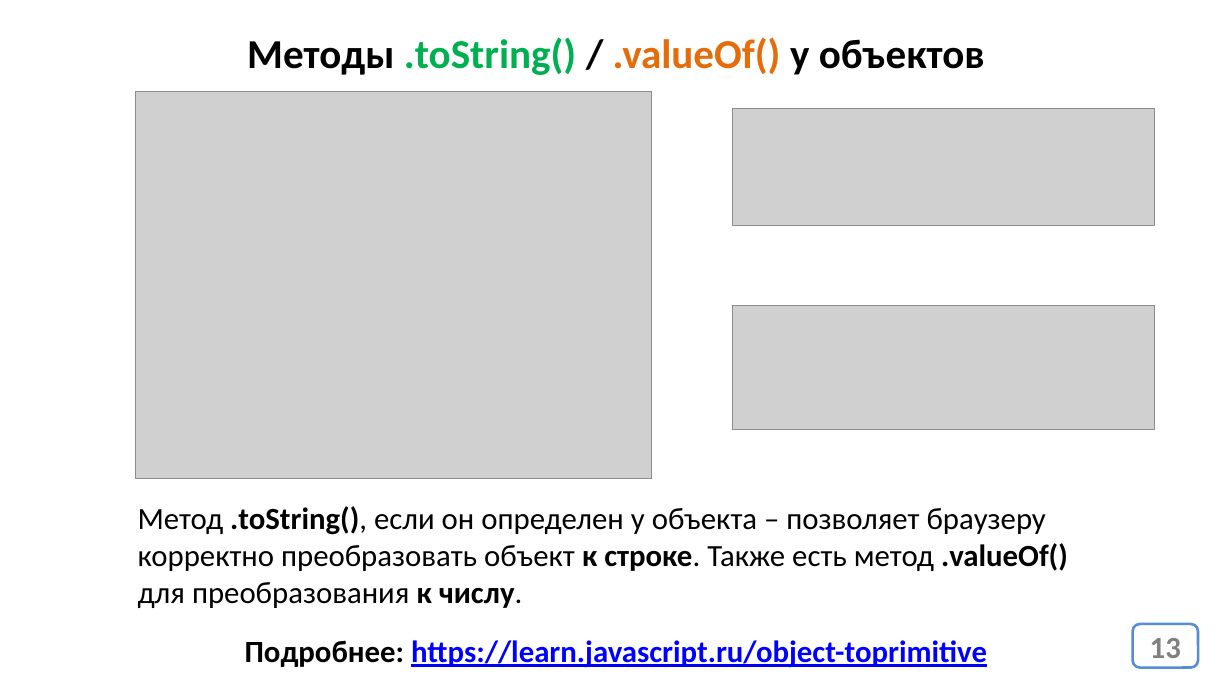
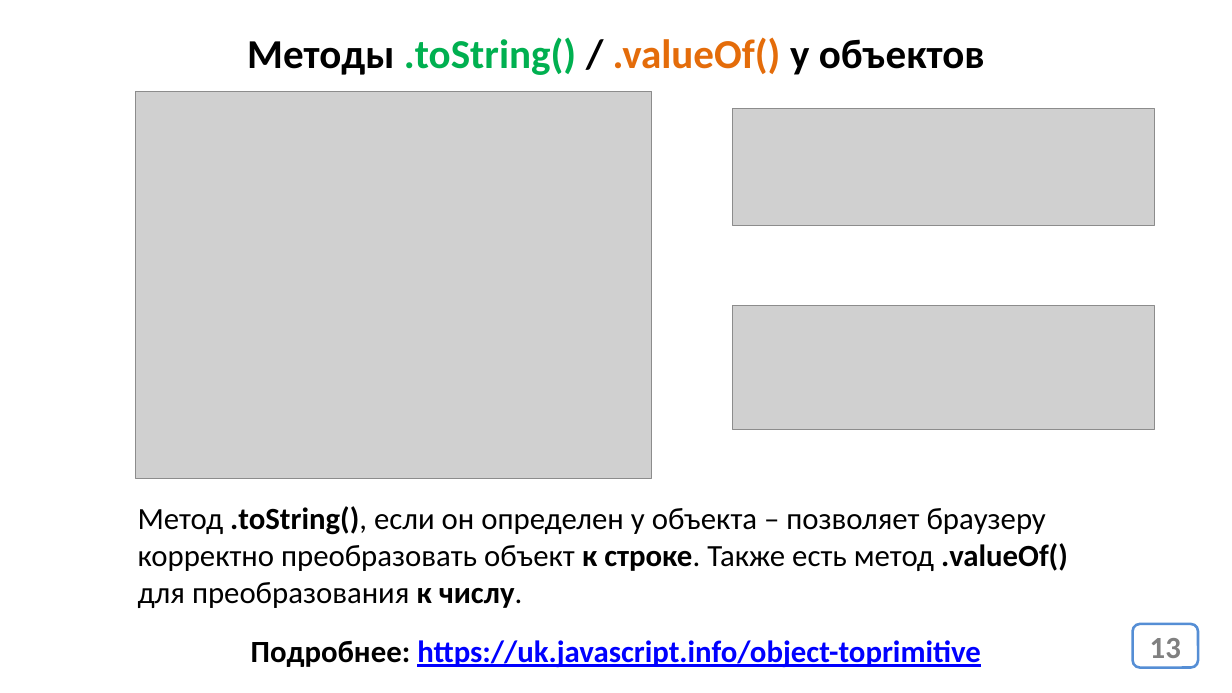
Before and after one commit to javascript-course-18-ortdnipro/lesson05, a slide deck: slide 13 of lesson05.pptx. Drawn at 1232x693 pixels with LibreOffice and Linux fonts; fonts in the diff are those of the drawing; grey boxes stand for pictures. Boxes give left, top, right and bottom in pixels: in the first picture for what was removed or moved away, otherwise in the second. Text is boxed around its words. In the diff, an @@ line names an element or a change of style, - is before the commit and + after.

```diff
--- a/lesson05.pptx
+++ b/lesson05.pptx
@@ text at box(251, 640, 981, 668): text changed @@
-Подробнее: https://learn.javascript.ru/object-toprimitive
+Подробнее: https://uk.javascript.info/object-toprimitive
```
Also in this commit, not shown: 4 other slides changed, 1 other file.
